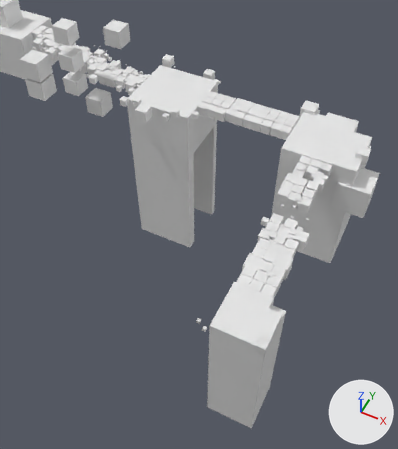
An edit to the Blender file Assets/_Tutorial/Terrain/Tuto.blend, drawn before and after from the same camera.
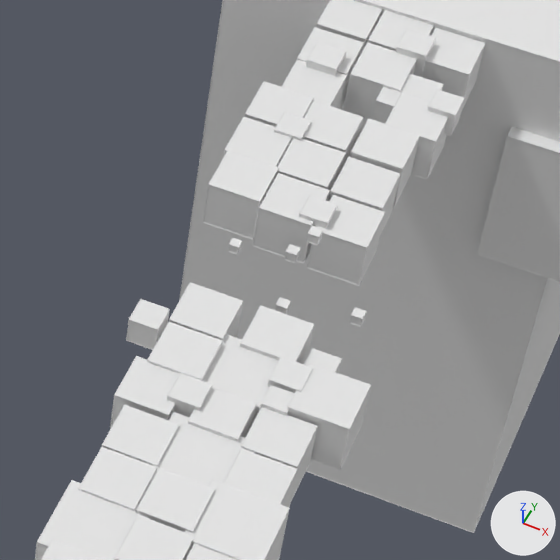
Each version appears first from a 50 mm camera at (23.8, -76.5, 132.7) aimed at (-26.9, 24.9, 6.0), and next in a close-up on the part from 59% to 87% of the width and 35% to 60% of the height. The lights are fixed; the arrows at lower right show +X, +Y and +Z. The older version's two pictures come first.

The scene before the commit, as lines of its bpy script (objects in view):
```python
me_cube_011 = bpy.data.meshes.new('Cube.011')
me_cube_011.from_pydata(...)  # 448 vertices, 336 faces; spans x -10.0..5.1, y 8.1..67.2, z 3.2..10.0
# before: 200 (-2.3, 45.4, 4.7) at pixel (307, 267), 201 (-2.3, 45.4, 8.1), 202 (-2.3, 48.9, 4.7), 203 (-2.3, 48.9, 8.1) at pixel (332, 195), 204 (1.1, 45.4, 4.7) at pixel (358, 285)
# before: 205 (1.1, 45.4, 8.1) at pixel (366, 247), 206 (1.1, 48.9, 4.7) at pixel (376, 250), 207 (1.1, 48.9, 8.1) at pixel (384, 212)
me_cube_070 = bpy.data.meshes.new('Cube.070')
me_cube_070.from_pydata(...)  # 30 vertices, 17 faces; spans x -16.4..10.1, y 67.1..93.7, z -40.7..8.4
me_cube_599 = bpy.data.meshes.new('Cube.599')
me_cube_599.from_pydata(...)  # 448 vertices, 336 faces; spans x -10.0..5.1, y 8.1..67.2, z 3.2..10.0
ob_cube = bpy.data.objects.new('Cube', me_cube_011)
ob_cube.location = (0.0, 0.0, 0.0)
ob_outline_002 = bpy.data.objects.new('outline.002', me_cube_599)
ob_outline_002.location = (0.0, 0.0, 0.0)
_m = ob_outline_002.modifiers.new('Wireframe', 'WIREFRAME')
_m.thickness = 0.1
ob_zone1main_001 = bpy.data.objects.new('Zone1Main.001', me_cube_070)
ob_zone1main_001.location = (0.0, 0.0, 0.0)
# also in view: 'Autres' at (-0.4, 80.6, 0.1); 'outline.003' at (-18.0, 80.6, -15.3)
```
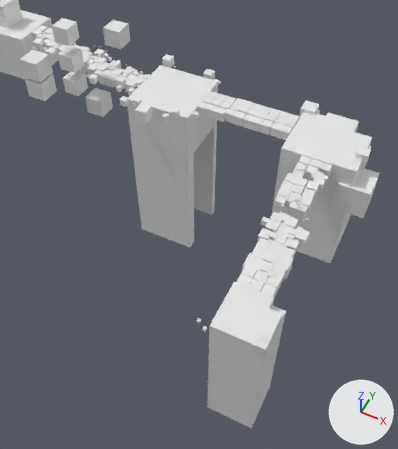
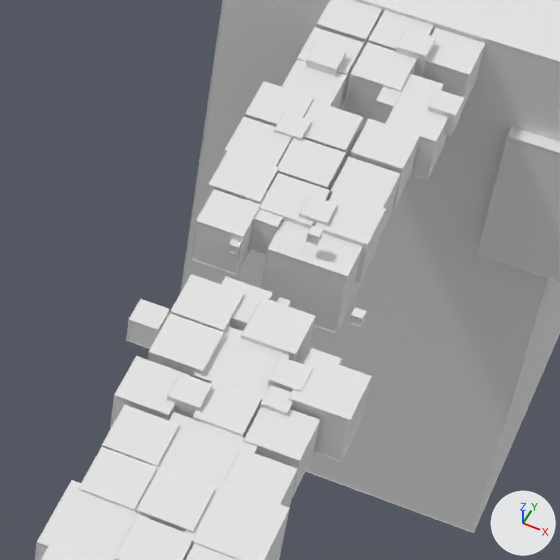
Commit message: modified dash tuto

Boxes [x1, y1, x2, y2] around the edits, measured in the close-ups (560 x 560 px; the box of a moved part takes in the faces that stretch with it):
'outline.002', reshaped, modifiers changed: [35, 0, 485, 560] in both
part 1 of me_cube_011, added: after [223, 278, 271, 331]
part 2 of me_cube_011, added: after [245, 191, 283, 254]
part 3 of me_cube_011, added: after [262, 220, 363, 332]
part 4 of me_cube_011, added: after [192, 191, 259, 273]
part 5 of me_cube_011, moved or reshaped: before [148, 284, 369, 497]; after [149, 276, 370, 494]
part 6 of me_cube_011, moved or reshaped: before [308, 196, 384, 284]; after [316, 193, 384, 281]
part 7 of me_cube_599, rebuilt (mostly hidden): before [226, 334, 260, 408]; after [193, 326, 290, 400]
part 8 of me_cube_599, rebuilt: before [169, 282, 243, 340]; after [170, 274, 244, 332]
part 9 of me_cube_599, rebuilt: before [240, 305, 315, 362]; after [241, 297, 315, 364]
part 10 of me_cube_599, rebuilt: before [307, 195, 385, 286]; after [315, 191, 386, 283]
part 11 of me_cube_599, rebuilt: before [187, 387, 257, 442]; after [192, 380, 262, 437]
part 12 of me_cube_599, rebuilt: before [287, 363, 371, 470]; after [288, 355, 372, 461]
part 13 of me_cube_599, rebuilt: before [241, 407, 318, 501]; after [243, 407, 320, 498]
part 14 of me_cube_599, rebuilt (7% taller): before [147, 322, 223, 380]; after [147, 313, 224, 375]
part 15 of me_cube_599, added (mostly hidden): after [221, 276, 272, 324]
part 16 of me_cube_599, added: after [244, 190, 283, 255]
part 17 of me_cube_599, added: after [260, 219, 364, 333]
part 18 of me_cube_599, added: after [190, 189, 260, 275]
part 19 of me_cube_599, reshaped: before [79, 28, 485, 560]; after [35, 0, 485, 560]

The change, as a list of edits to the scene's bpy script:
```text
Change me_cube_011:
    verts and faces of me_cube_011; kept vertices keep their numbers, new ones are numbered from 448
    remove me_cube_011.from_pydata(...)  # 448 vertices, 336 faces; spans x -10.0..5.1, y 8.1..67.2, z 3.2..10.0
    add me_cube_011.from_pydata(...)  # 480 vertices, 360 faces; spans x -10.0..5.0, y 8.1..67.2, z 2.9..10.0
    me_cube_011 part 1: a new loose piece, a box spanning x -5.8..-2.8, y 36.0..39.0, z 5.2..8.2
    me_cube_011 part 2: a new loose piece, a box spanning x -7.2..-4.5, y 44.4..47.1, z 5.6..8.3
    me_cube_011 part 3: a new loose piece, a box spanning x -4.4..0.8, y 42.6..47.8, z 2.9..8.1
    me_cube_011 part 4: a new loose piece, a box spanning x -9.2..-6.1, y 42.6..45.6, z 5.0..8.4
    me_cube_011 part 5
    16 vertices in x -7.6..0.1, y 30.0..37.5, z 4.7..8.5 move by (-0.2, 0.7, 0.0)
    12 vertices in x -7.6..1.4, y 30.4..37.4, z 4.9..8.7 move by (-0.2, 0.6, 0.0)
    10 vertices in x -4.1..5.1, y 26.6..34.2, z 4.8..8.7 move by (-0.1, 0.6, 0.0)
    8 vertices in x -3.6..-0.5, y 26.9..30.0, z 5.0..8.4 move by (0.1, 0.5, 0.0)
    4 vertices in x -4.1..0.4, y 30.2..37.5, z 5.0..8.5 move by (-0.1, 0.7, 0.0)
    6 vertices move from x -0.1..3.3, y 26.6..30.1, z 4.8..8.3 to x -0.2..3.3, y 27.2..30.6, z 4.8..8.3
    me_cube_011 part 6
    add for i in [*range(200, 208)]: verts[i] += (0.0, 0.0, 0.3)
Change me_cube_599:
    remove me_cube_599.from_pydata(...)  # 448 vertices, 336 faces; spans x -10.0..5.1, y 8.1..67.2, z 3.2..10.0
    add me_cube_599.from_pydata(...)  # 2400 vertices, 2880 faces; spans x -10.0..5.0, y 8.1..67.2, z 2.8..10.0
    me_cube_599 part 7: the loose piece of 8 vertices spanning x -4.5..0.1, y 30.0..34.6, z 4.7..8.1 is rebuilt with 40 vertices and now spans x -4.7..-0.1, y 30.7..35.3, z 4.7..8.2
    me_cube_599 part 8: the loose piece of 8 vertices spanning x -7.6..-4.1, y 33.9..37.4, z 5.0..8.4 is rebuilt with 40 vertices and now spans x -7.8..-4.3, y 34.6..38.1, z 5.0..8.5
    me_cube_599 part 9: the loose piece of 8 vertices spanning x -3.0..0.4, y 34.1..37.5, z 5.0..8.4 is rebuilt with 40 vertices and now spans x -3.2..0.3, y 34.7..38.2, z 5.0..8.4
    me_cube_599 part 10: the loose piece of 8 vertices spanning x -2.3..1.1, y 45.4..48.9, z 4.7..8.1 is rebuilt with 40 vertices and now spans x -2.3..1.1, y 45.4..48.9, z 4.9..8.4
    me_cube_599 part 11: the loose piece of 8 vertices spanning x -3.6..-0.5, y 26.9..30.0, z 5.0..8.4 is rebuilt with 40 vertices and now spans x -3.5..-0.3, y 27.4..30.5, z 4.9..8.4
    me_cube_599 part 12: the loose piece of 8 vertices spanning x 1.4..5.1, y 30.4..34.2, z 4.9..8.7 is rebuilt with 40 vertices and now spans x 1.1..5.0, y 31.0..34.9, z 4.9..8.7
    me_cube_599 part 13: the loose piece of 8 vertices spanning x -0.1..3.3, y 26.6..30.1, z 4.8..8.3 is rebuilt with 40 vertices and now spans x -0.2..3.3, y 27.1..30.6, z 4.8..8.3
    me_cube_599 part 14: the loose piece of 8 vertices spanning x -7.5..-4.1, y 30.2..33.7, z 5.1..8.5 is rebuilt with 40 vertices and now spans x -7.7..-4.2, y 30.9..34.4, z 5.1..8.6
    me_cube_599 part 15: a new loose piece of 40 vertices spanning x -5.9..-2.8, y 35.9..39.0, z 5.2..8.3
    me_cube_599 part 16: a new loose piece of 40 vertices spanning x -7.2..-4.4, y 44.4..47.2, z 5.6..8.4
    me_cube_599 part 17: a new loose piece of 40 vertices spanning x -4.4..0.9, y 42.6..47.8, z 2.8..8.1
    me_cube_599 part 18: a new loose piece of 40 vertices spanning x -9.2..-6.1, y 42.5..45.7, z 4.9..8.4
    me_cube_599 part 19: 77 vertices removed from x -9.9..2.7, y 8.2..67.2, z 4.7..8.7; 1613 vertices added at x -10.0..4.0, y 8.1..67.2, z 3.2..10.0
Change ob_outline_002:
    remove _m = ob_outline_002.modifiers.new('Wireframe', 'WIREFRAME')
    remove _m.thickness = 0.1
```
